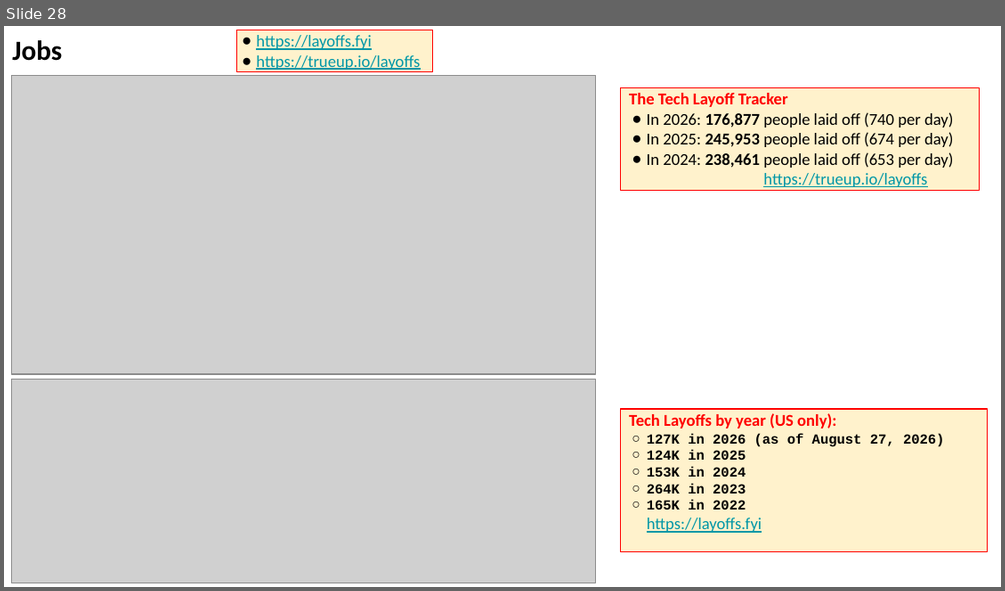
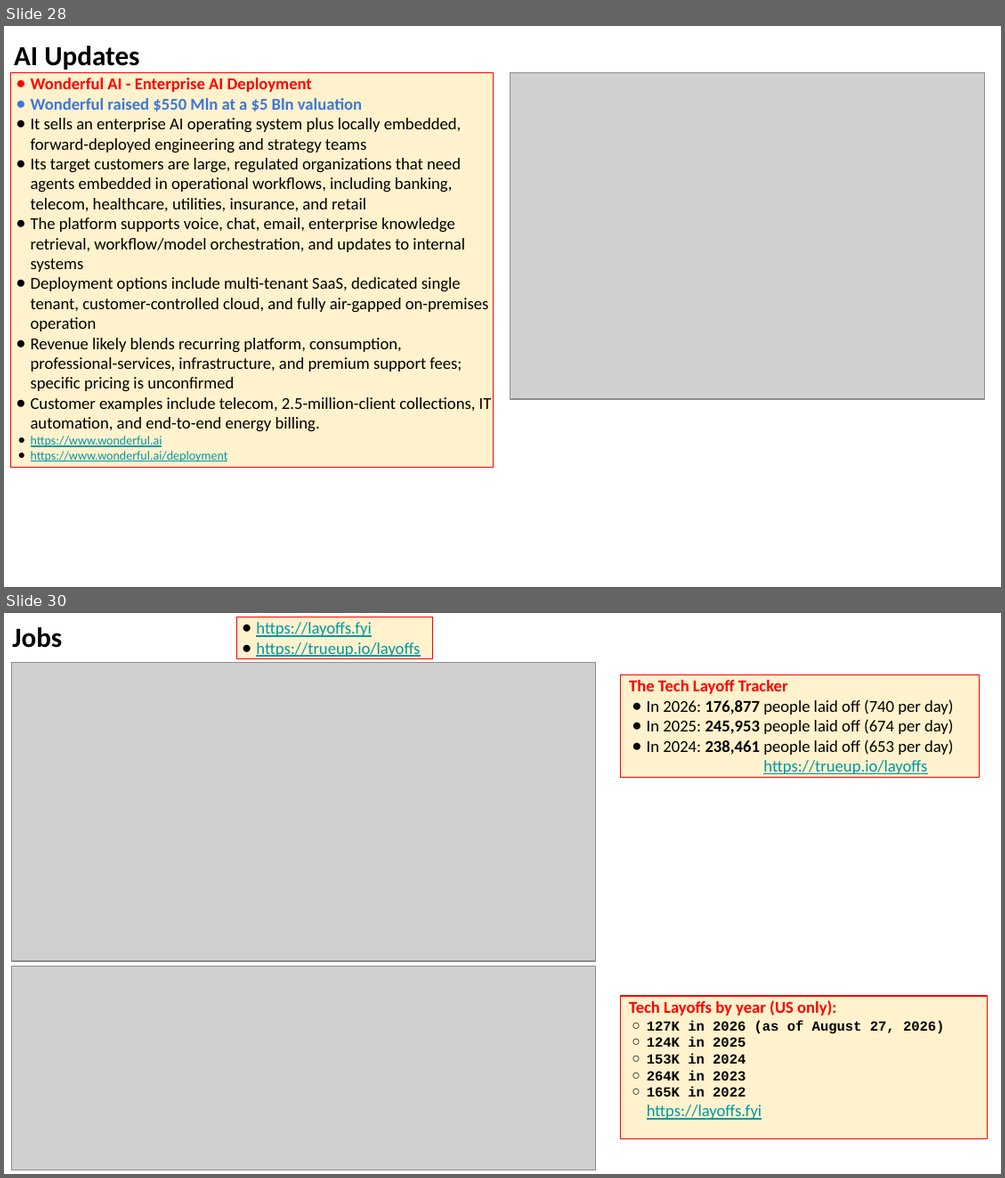
Before and after one commit to lselector/seminar, a slide deck: 2026/2026-09-04-AI-Updates.pptx. Shown one above the other, each under a label of ours: slide 28 before the commit, slides 28 and 30 after it; the slides between them are not shown. The pictures are 1005x591 and 1005x1178 pixels, drawn with LibreOffice and Linux fonts; fonts in the diff are those of the drawing; grey boxes stand for pictures. Boxes give left, top, right and bottom in pixels: in the first picture for what was removed or moved away, otherwise in the second. Text is boxed around its words. In the diff, an @@ line names an element or a change of style, - is before the commit and + after.

```diff
--- a/2026/2026-09-04-AI-Updates.pptx
+++ b/2026/2026-09-04-AI-Updates.pptx
@@ slide 28 added at [4, 26, 1001, 587], background #FFFFFF @@
@@ text added at [14, 46, 139, 70], 20 pt, text #000000, bold @@
+AI Updates
@@ rectangle added at [11, 73, 494, 467], fill #FFF2CC, outline #FF0000 0.75 pt, 12 pt, text #000000 @@
+● Wonderful AI - Enterprise AI Deployment
+● Wonderful raised $550 Mln at a $5 Bln valuation
+● It sells an enterprise AI operating system plus locally embedded, forward-deployed engineering and strategy teams
+● Its target customers are large, regulated organizations that need agents embedded in operational workflows, including banking, telecom, healthcare, utilities, insurance, and retail
+● The platform supports voice, chat, email, enterprise knowledge retrieval, workflow/model orchestration, and updates to internal systems
+● Deployment options include multi-tenant SaaS, dedicated single tenant, customer-controlled cloud, and fully air-gapped on-premises operation
+● Revenue likely blends recurring platform, consumption, professional-services, infrastructure, and premium support fees; specific pricing is unconfirmed
+● Customer examples include telecom, 2.5-million-client collections, IT automation, and end-to-end energy billing.
+● https://www.wonderful.ai
+● https://www.wonderful.ai/deployment
@@ picture added at [510, 73, 984, 400] @@
@@ what was slide 28 is now slide 30 @@
```
Also in this commit, not shown: 8 slides changed, 1 other slide added.
